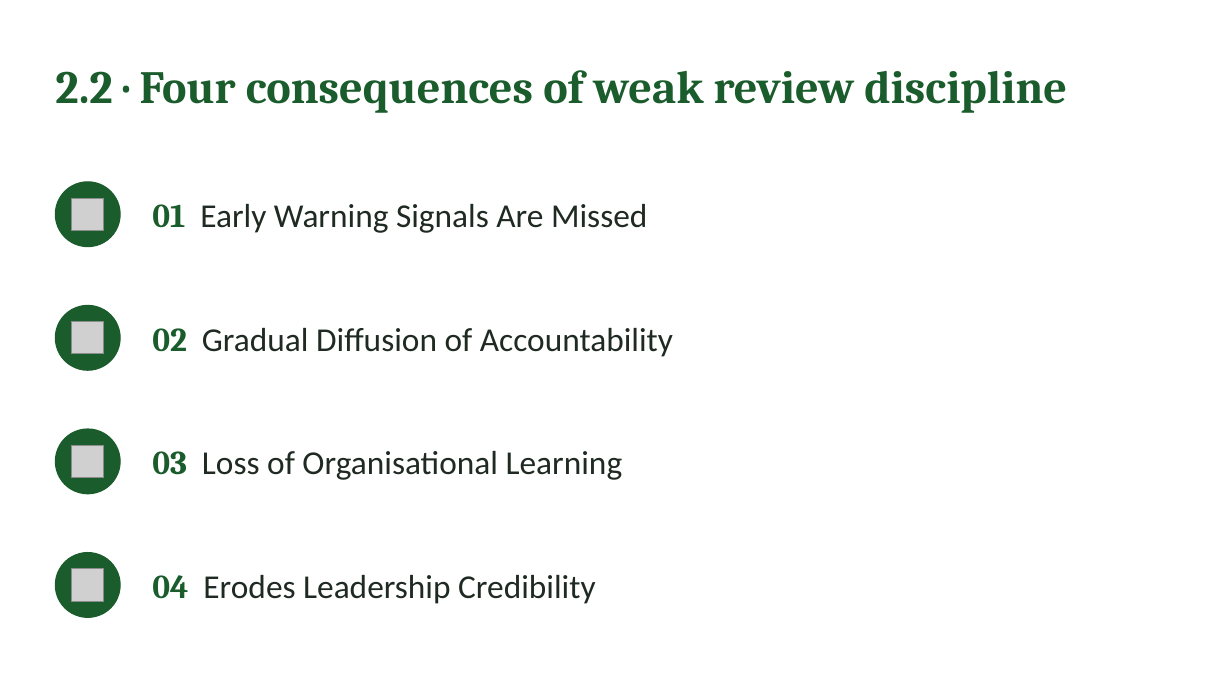
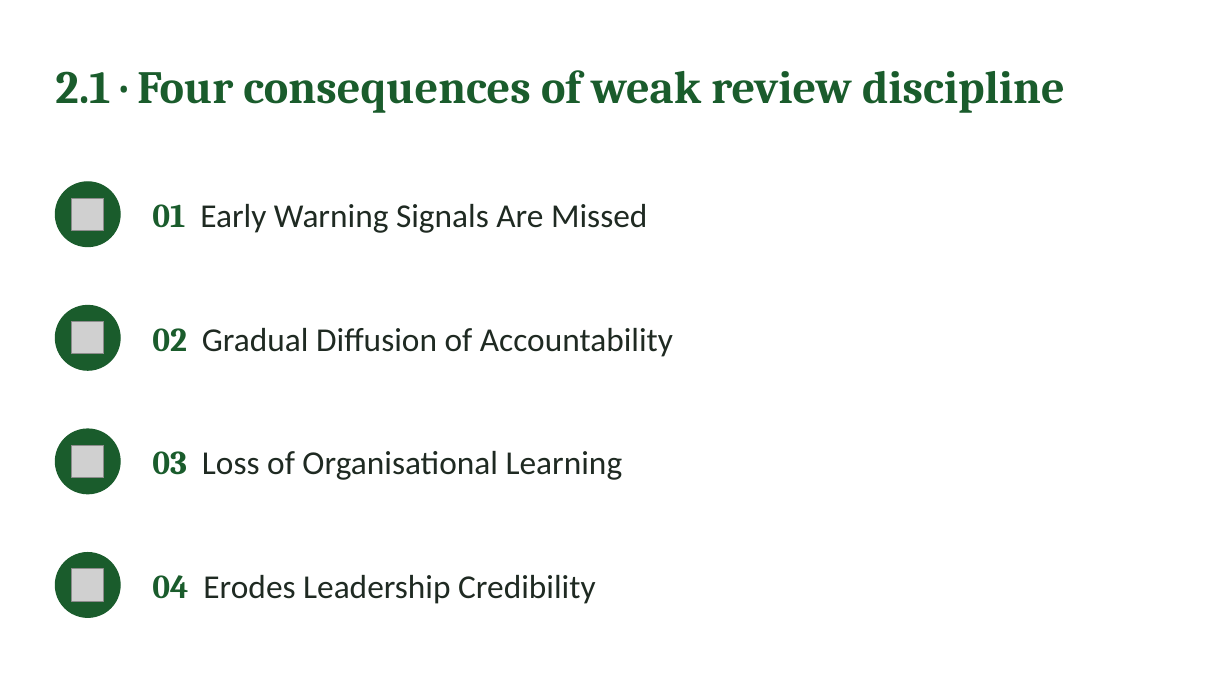
Before and after one commit to IBSL26/ibsl-platform, a slide deck: slide 11 of Unit decks/Unit 08 - Performance Measurement.pptx. Drawn at 1232x693 pixels with LibreOffice and Linux fonts; fonts in the diff are those of the drawing; grey boxes stand for pictures. Boxes give left, top, right and bottom in pixels: in the first picture for what was removed or moved away, otherwise in the second. Text is boxed around its words. In the diff, an @@ line names an element or a change of style, - is before the commit and + after.

Commit message:
Unit 8: Performance Measurement rebuilt (pages, Capstone four boxes, report labels, Learning Portfolio, deck)

```diff
--- a/Unit decks/Unit 08 - Performance Measurement.pptx
+++ b/Unit decks/Unit 08 - Performance Measurement.pptx
@@ text at [55, 70, 1065, 113]: text changed @@
-2.2 · Four consequences of weak review discipline
+2.1 · Four consequences of weak review discipline
```
Also in this commit, not shown: 11 other slides changed, 6 slides added, 6 slides removed, 32 other files.
